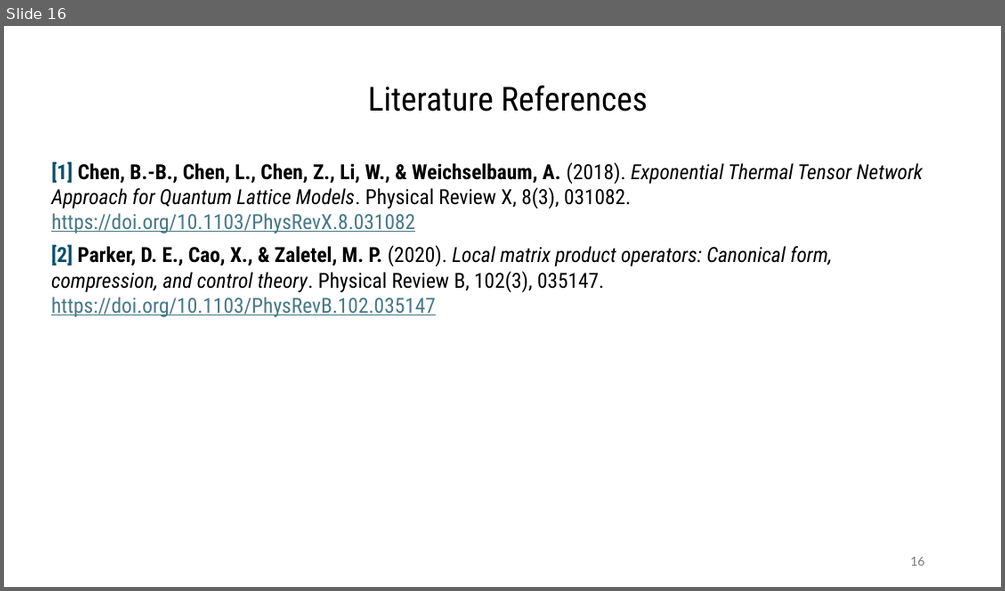
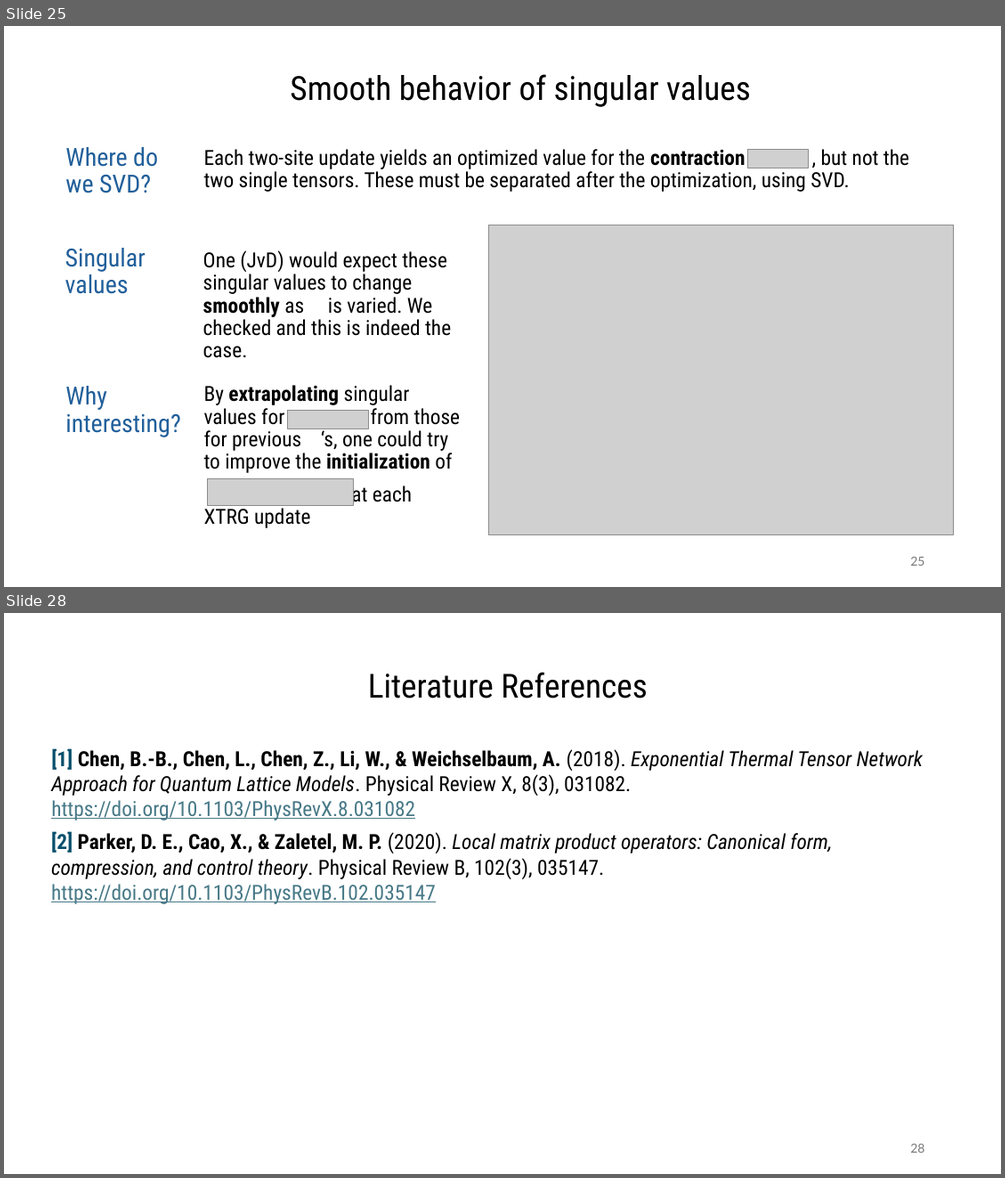
Before and after one commit to MrHighsenberg/XTRG-Algorithm, a slide deck: presentation/Term_Project_XTRG_Presentation.pptx. Shown one above the other, each under a label of ours: slide 16 before the commit, slides 25 and 28 after it; the slides between them are not shown. The pictures are 1005x591 and 1005x1178 pixels, drawn with LibreOffice and Linux fonts; fonts in the diff are those of the drawing; grey boxes stand for pictures; background and template pictures are left out. Boxes give left, top, right and bottom in pixels: in the first picture for what was removed or moved away, otherwise in the second. Text is boxed around its words. In the diff, an @@ line names an element or a change of style, - is before the commit and + after.

```diff
--- a/presentation/Term_Project_XTRG_Presentation.pptx
+++ b/presentation/Term_Project_XTRG_Presentation.pptx
@@ slide 25 added at (4,26,1001,587), background #FFFFFF @@
@@ text added at (290,74,751,107), 32 pt, text #000000 @@
+Smooth behavior of singular values
@@ text added at (65,147,158,193), 24 pt, text #215F9A @@
+Where do we SVD?
@@ text added at (204,149,909,192), 20 pt, text #000000 @@
+Each two-site update yields an optimized value for the contraction , but not the two single tensors. These must be separated after the optimization, using SVD.
@@ picture added at (748,149,808,168) @@
@@ picture added at (489,224,955,534) @@
@@ text added at (65,248,146,294), 24 pt, text #215F9A @@
+Singular values
@@ text added at (203,250,451,358), 20 pt, text #000000 @@
+One (JvD) would expect these singular values to change smoothly as is varied. We checked and this is indeed the case.
@@ text added at (65,386,180,437), 24 pt, text #215F9A @@
+Why interesting?
@@ text added at (204,385,452,506), 20 pt, text #000000 @@
+By extrapolating singular values for from those for previous ‘s, one could try to improve the initialization of
+at each XTRG update
@@ picture added at (288,410,369,428) @@
@@ picture added at (208,478,353,505) @@
@@ page number added at (910,556,924,565), 12 pt, text #797979 @@
+25
@@ what was slide 16 is now slide 28 @@
@@ page number at (910,1143,924,1152): text changed @@
-16
+28
```
Also in this commit, not shown: 6 slides changed, 12 other slides added, 1 slide removed, 4 other files.
